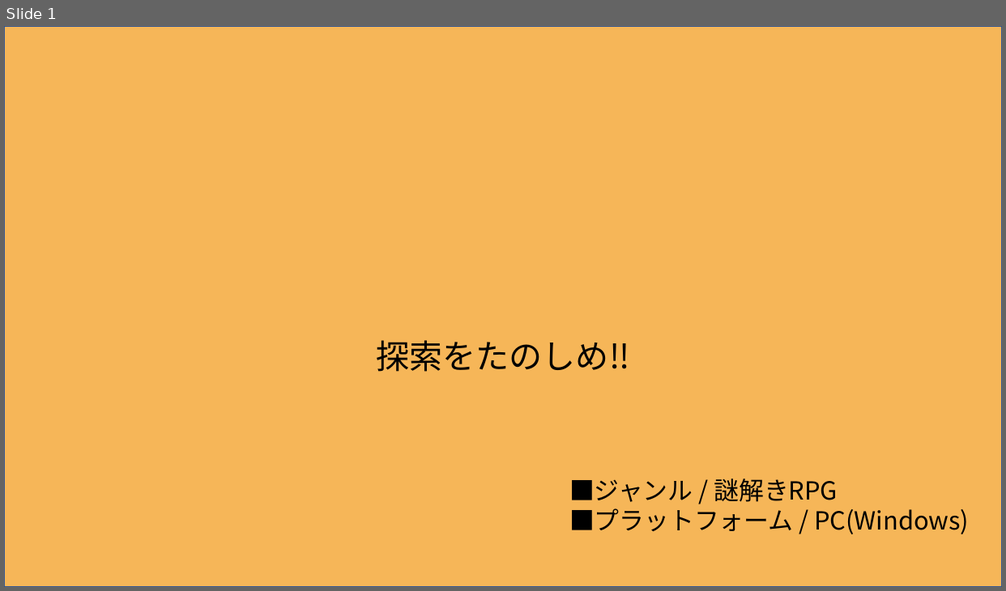
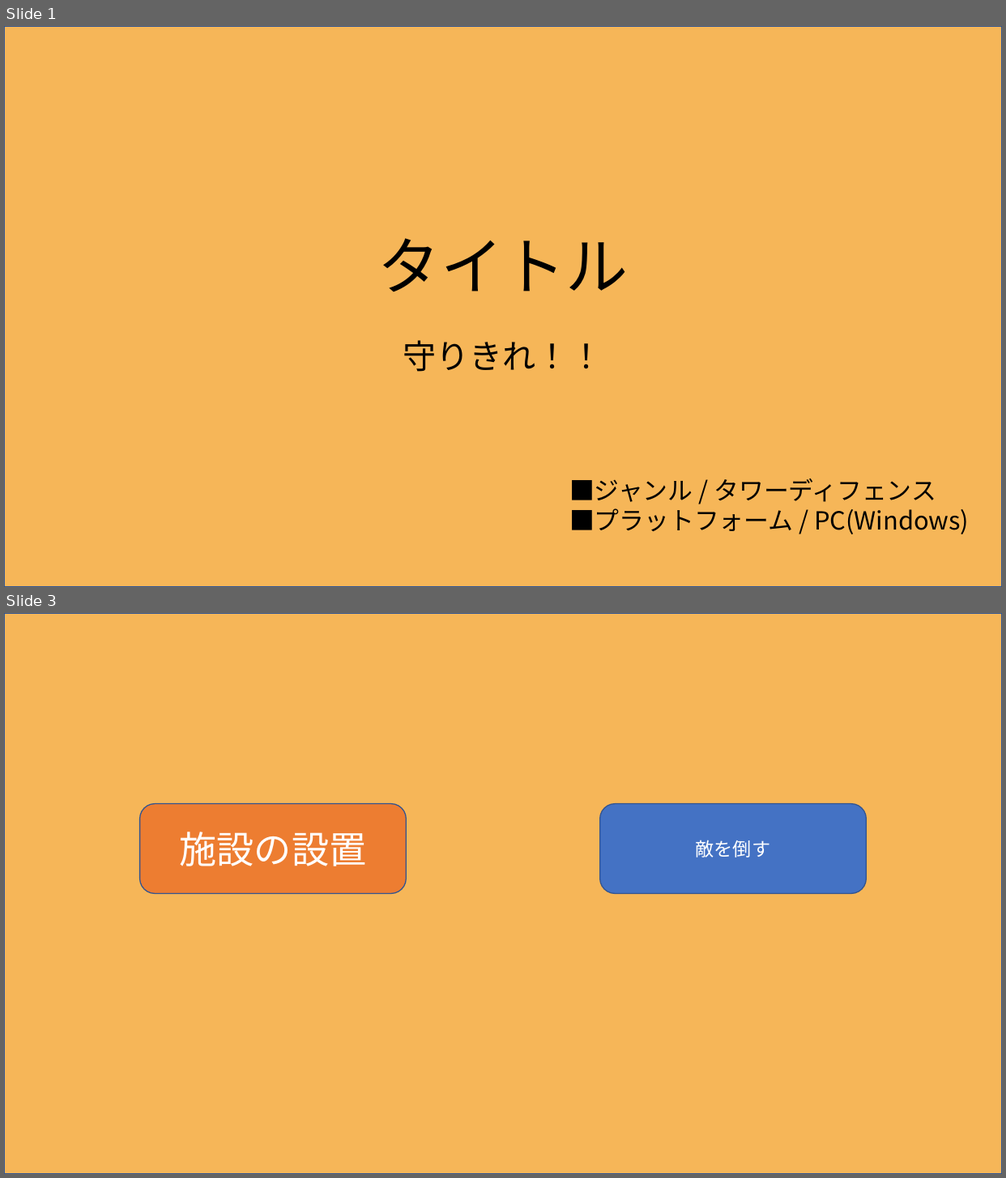
Before and after one commit to itasi29/MyGames, a slide deck: 企画.pptx. Shown one above the other, each under a label of ours: slide 1 before the commit, slides 1 and 3 after it; the slides between them are not shown. The pictures are 1006x591 and 1006x1178 pixels, drawn with LibreOffice and Linux fonts; fonts in the diff are those of the drawing. Boxes give left, top, right and bottom in pixels: in the first picture for what was removed or moved away, otherwise in the second. Text is boxed around its words. In the diff, an @@ line names an element or a change of style, - is before the commit and + after.

```diff
--- a/企画.pptx
+++ b/企画.pptx
@@ slide 3 added at [4, 613, 1002, 1174], background #FFFFFF @@
@@ rectangle added at [4, 613, 1002, 1174], fill #F6B658, outline #325491 1 pt @@
@@ rounded rectangle added at [139, 804, 406, 894], fill #ED7D31, outline #325491 1 pt, 36 pt, text #FFFFFF @@
+施設の設置
@@ rounded rectangle added at [600, 804, 867, 894], fill #4472C4, outline #325491 1 pt, 18 pt, text #FFFFFF @@
+敵を倒す
@@ slide 1 changed as well @@
@@ text added at [378, 238, 628, 292], 60 pt, text #000000 @@
+タイトル
@@ text at [403, 340, 603, 372]: text changed @@
-探索をたのしめ‼
+守りきれ！！
@@ text at [569, 479, 936, 502]: text changed @@
-■ジャンル / 謎解きRPG
+■ジャンル / タワーディフェンス
```
Also in this commit, not shown: 1 other slide added, 3 slides removed, 2 other files.
